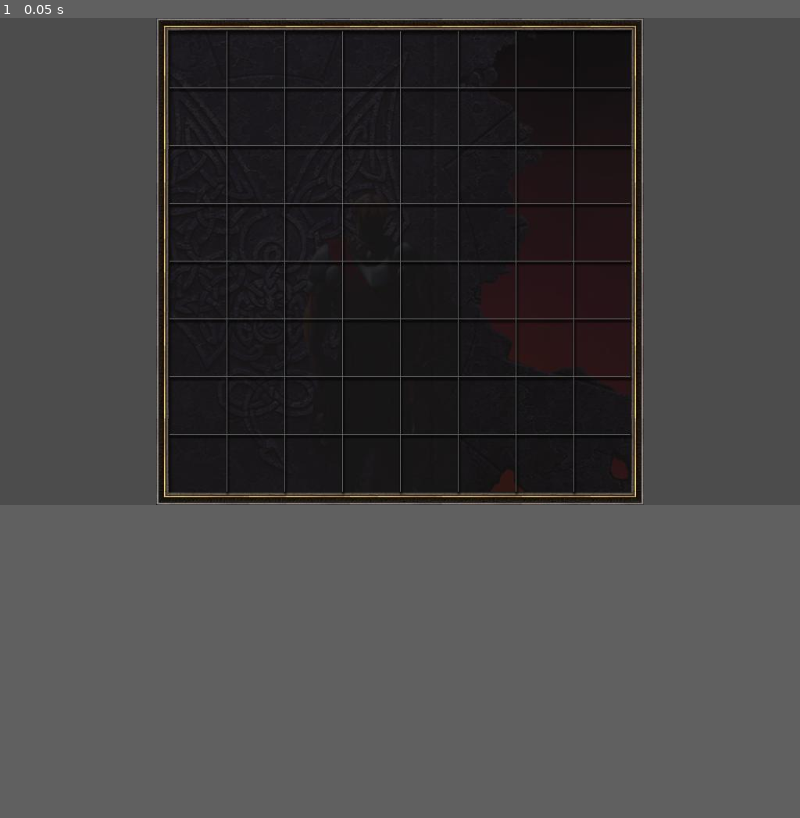
Above: before the commit, frame 1.
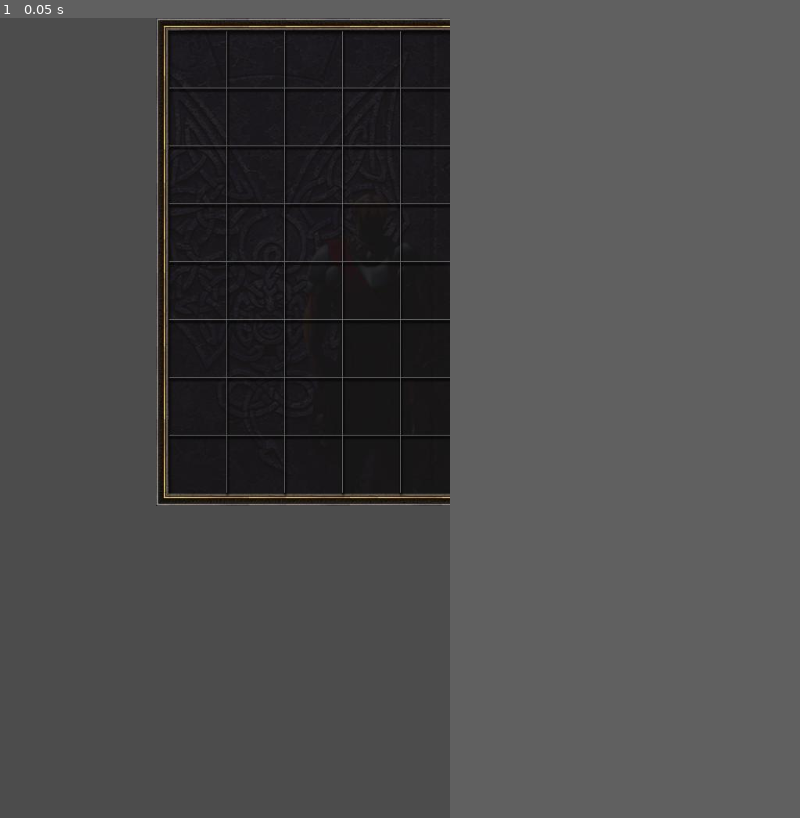
Above: after the commit, the same moment.

Repository: cadence-star/3by3pvp
Game: Godot game, scene res://Main.tscn
Two runs of this game, one before a commit and one after it. Both use one fixed random seed, a clock stepped at 60 frames per second and the inputs below.
Inputs:
- Up to frame 1 (0.05 s): no input
The window is 800x487 before the commit and 450x800 after it. Grey fills any space a smaller window leaves; there, only what the larger window draws over its background counts as a difference.

The runs differ from the first frame. In frame 1, 15% of the frame differs, in the area x 19-81%, y 0-61%.

Commit message:
change some display and render settings

Diff:
--- a/project.godot
+++ b/project.godot
@@ -21,14 +21,21 @@
 
 [display]
 
-window/size/height=624
+window/size/width=576
+window/size/height=1024
 window/energy_saving/keep_screen_on=false
+window/handheld/orientation="portrait"
 window/stretch/mode="2d"
-window/stretch/aspect="keep"
+window/stretch/aspect="keep_width"
 
 [rendering]
 
 quality/driver/driver_name="GLES2"
+quality/2d/use_nvidia_rect_flicker_workaround=true
+quality/intended_usage/framebuffer_allocation=0
+quality/intended_usage/framebuffer_allocation.mobile=0
+quality/2d/use_pixel_snap=true
 vram_compression/import_etc=true
 vram_compression/import_etc2=false
+batching/precision/uv_contract=true
 environment/default_environment="res://default_env.tres"
